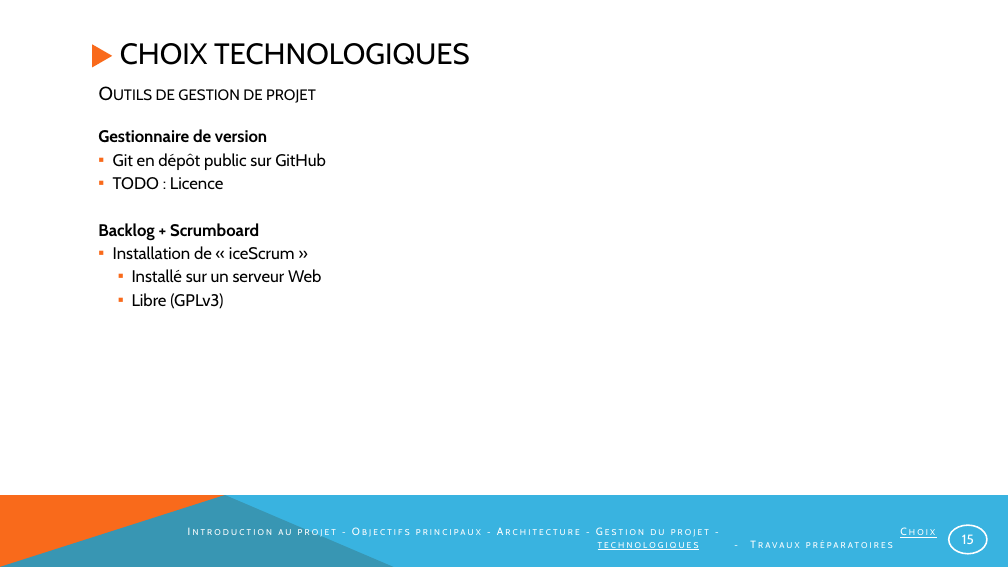
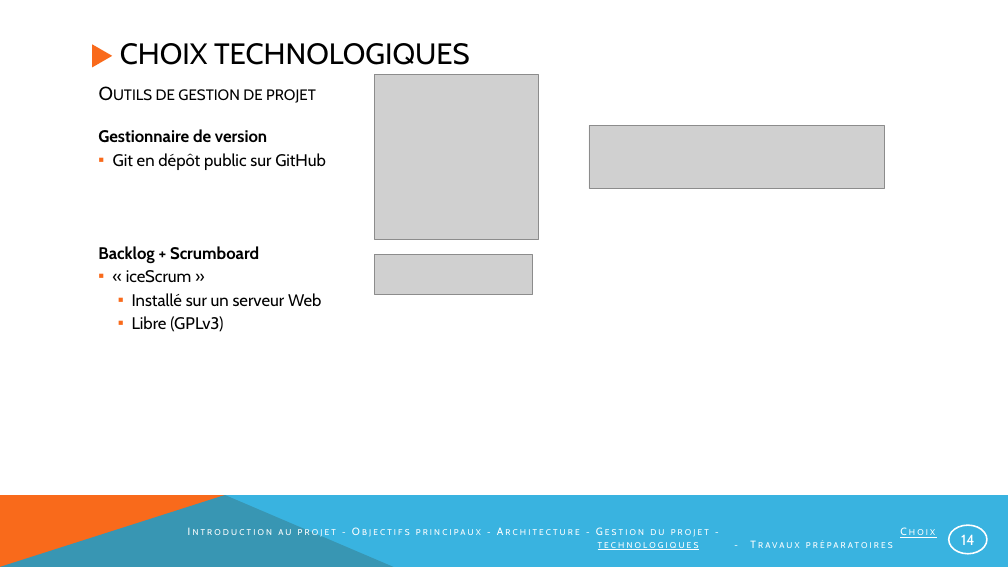
Before and after one commit to NotAVeryIntelligentSystem/NARVIS, a slide deck: slide 14 of Presentation/PrésentationNarvis_2.pptx (slide 15 before the commit). Drawn at 1008x567 pixels with LibreOffice and Linux fonts; fonts in the diff are those of the drawing; grey boxes stand for pictures. Boxes give left, top, right and bottom in pixels: in the first picture for what was removed or moved away, otherwise in the second. Text is boxed around its words. In the diff, an @@ line names an element or a change of style, - is before the commit and + after.

Commit message:
Mise à jour de la Présentation. Modification des User Stories +  Intégration du schéma InputOutput + Ajout d'images + Modification de la partie Gestion de Projet.

```diff
--- a/Presentation/PrésentationNarvis_2.pptx
+++ b/Presentation/PrésentationNarvis_2.pptx
@@ picture added at (x1=375, y1=75, x2=539, y2=239) @@
@@ picture added at (x1=589, y1=126, x2=885, y2=189) @@
@@ text at (x1=113, y1=177, x2=223, y2=190): paragraph removed @@
-  ▪ TODO : Licence
@@ picture added at (x1=375, y1=255, x2=532, y2=295) @@
@@ text at (x1=126, y1=270, x2=192, y2=283): text changed @@
-  ▪ Installation de « iceScrum »
+  ▪ « iceScrum »
@@ page number at (x1=961, y1=534, x2=974, y2=545): text changed; size 12.8 to 14 pt @@
-15
+14
```
Also in this commit, not shown: 9 other slides changed, 1 slide added, 2 slides removed.
